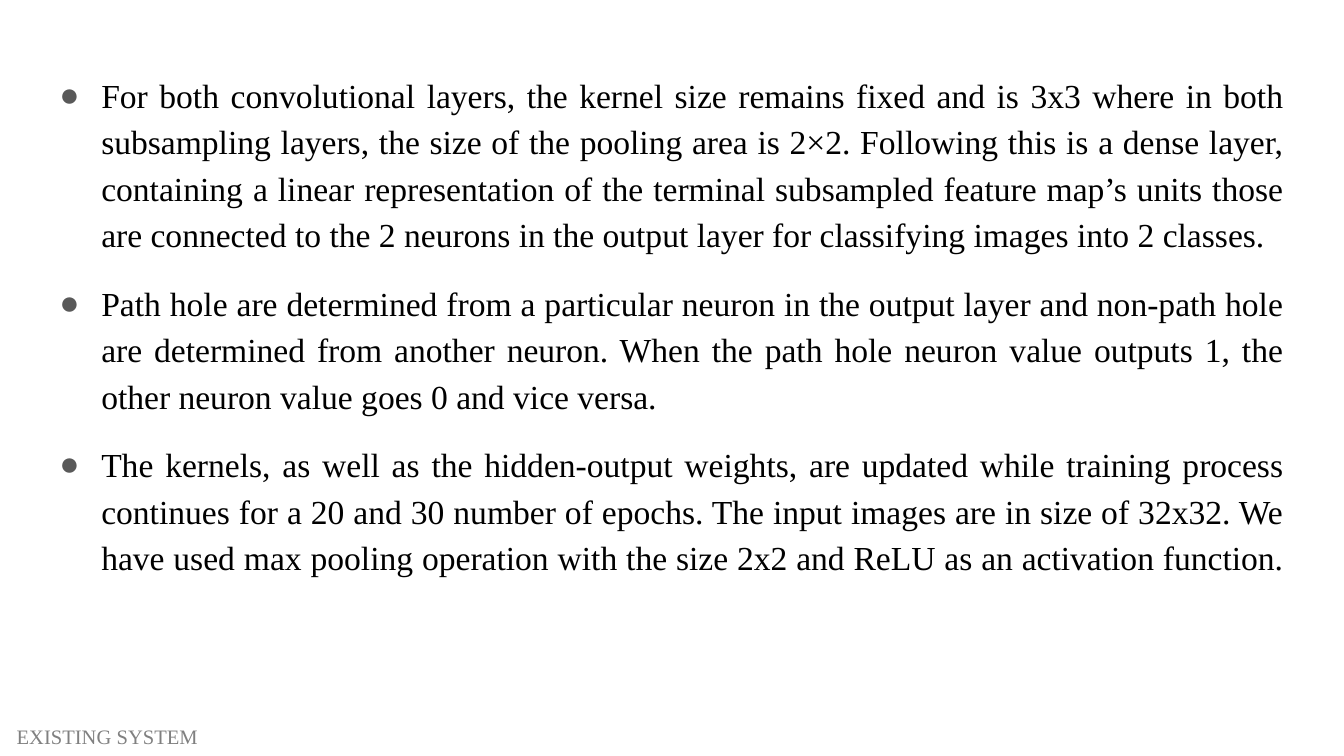
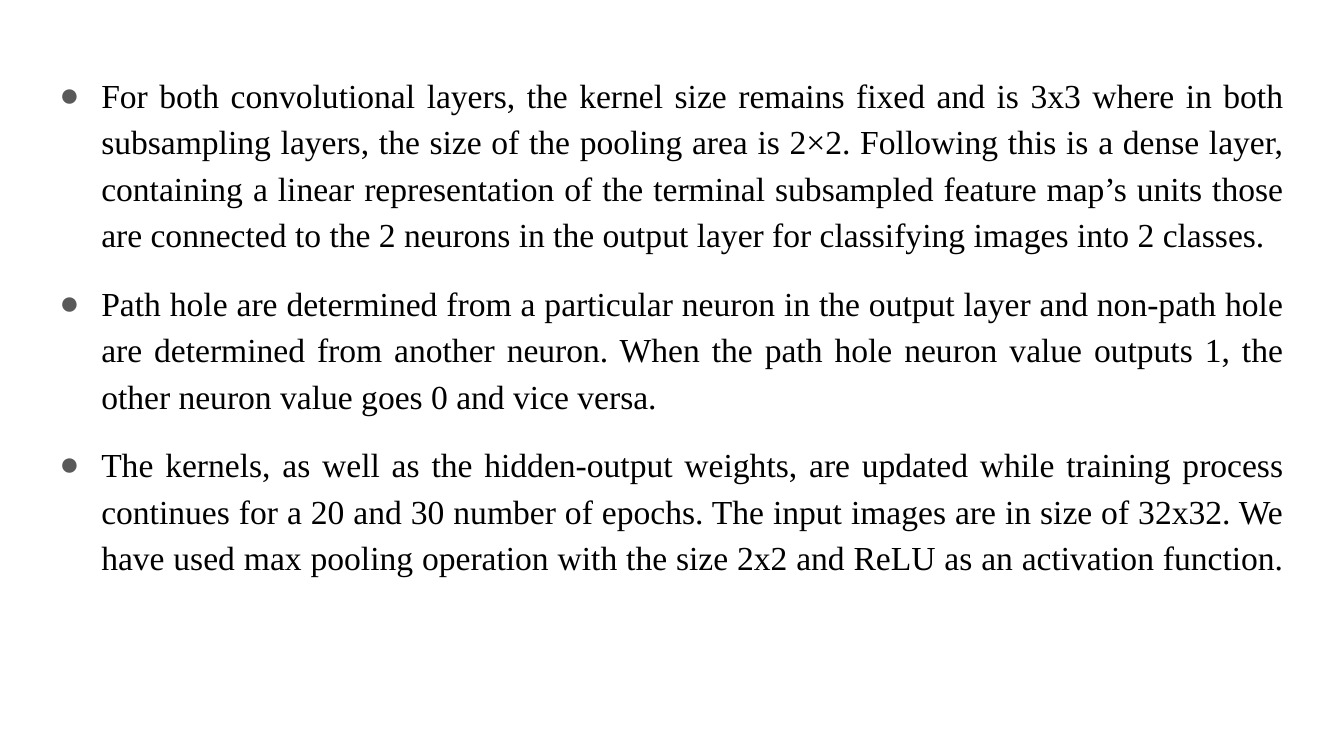
Before and after one commit to balajivijay-tech/project-blindly, a slide deck: slide 7 of presentation 1/POTHOLE DETECTION FOR VISUALLY IMPAIRED USING YOLO V1.pptx. Drawn at 1344x756 pixels with LibreOffice and Linux fonts; fonts in the diff are those of the drawing. Boxes give left, top, right and bottom in pixels: in the first picture for what was removed or moved away, otherwise in the second. Text is boxed around its words. In the diff, an @@ line names an element or a change of style, - is before the commit and + after.

```diff
--- a/presentation 1/POTHOLE DETECTION FOR VISUALLY IMPAIRED USING YOLO V1.pptx
+++ b/presentation 1/POTHOLE DETECTION FOR VISUALLY IMPAIRED USING YOLO V1.pptx
@@ text removed at (17, 730, 198, 744) @@
-EXISTING SYSTEM
```
Also in this commit, not shown: 11 other slides changed.
